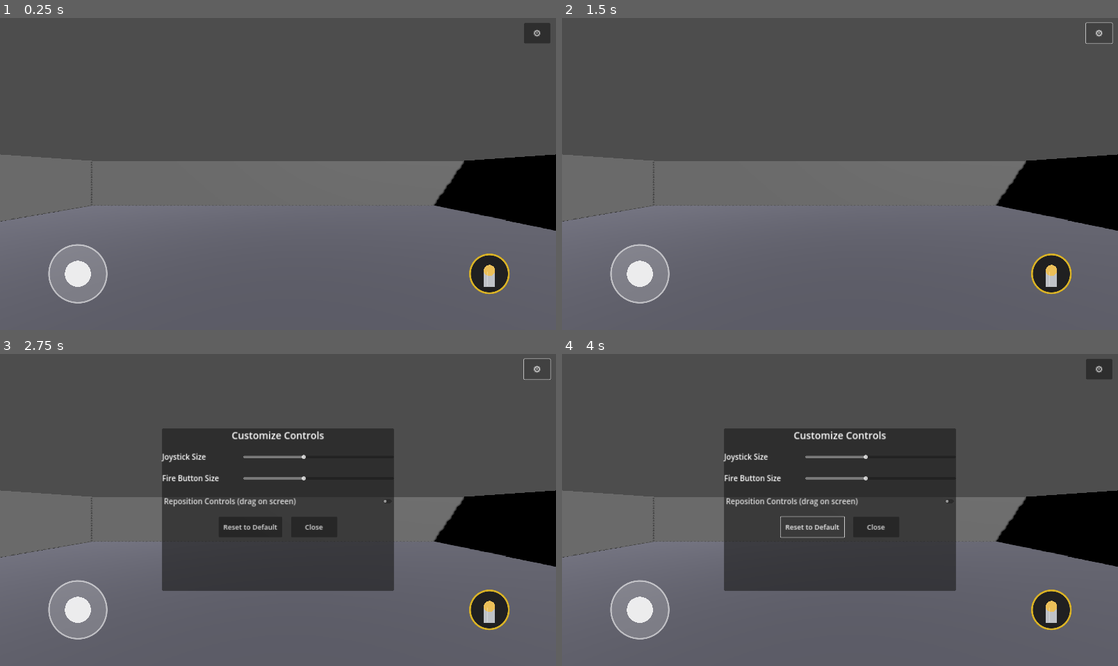
Above: before the commit, frames 1-4 (two rows, left to right).
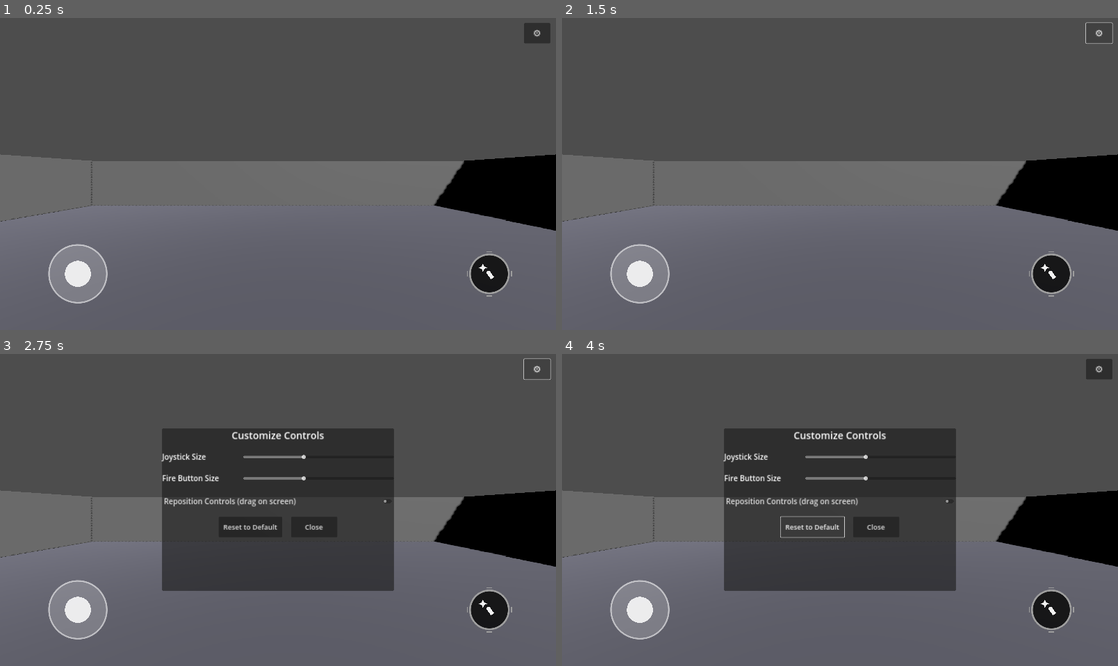
Above: after the commit, the same moments.

Repository: NotKT/Shooter-K
Game: Godot game, scene res://scenes/Arena.tscn
Same seed, same stepped clock (60 frames per second), same inputs: the game is played once before the commit and once after it.
Inputs:
- Up to frame 1 (0.25 s): no input
- Up to frame 2 (1.5 s): click "⚙" at 0.5 s; click "⚙" at 1.25 s
- Up to frame 3 (2.75 s): click "⚙" at 2 s
- Up to frame 4 (4 s): click "Reposition Controls (drag on …" at 2.75 s; click "Reset to Default" at 3.5 s

The runs differ from the first frame. In frame 1, 0.3% of the frame differs, in the area x 84-93%, y 74-90%; in frame 2, 0.3%; in frame 3, 0.3%; in frame 4, 0.3%.

Commit message:
Update FireButton.gd

Diff:
--- a/Shooter-K/scripts/FireButton.gd
+++ b/Shooter-K/scripts/FireButton.gd
@@ -1,8 +1,8 @@
 extends Control
 
-# Circular fire button styled like a bullet icon: gold ring + bullet shape.
-# Tap to shoot. Size/position driven by HUDSettings.
-# When HUDSettings.edit_mode is on, dragging it repositions it instead.
+# Fire button styled as a reticle: dark disc, gray ring, corner tick marks,
+# and a bullet+impact icon in the center. Tap to shoot.
+# Size/position driven by HUDSettings. Drag to reposition when edit_mode is on.
 
 var base_radius: float = 70.0
 var player: CharacterBody3D
@@ -30,42 +30,54 @@
 
 func _draw() -> void:
 	var c: Vector2 = size / 2.0
-	var edit_dim: float = 0.55 if HUDSettings.edit_mode else 1.0
+	var dim: float = 0.55 if HUDSettings.edit_mode else 1.0
+	var r: float = base_radius
 
-	# Dark background disc
-	draw_circle(c, base_radius, Color(0.08, 0.08, 0.08, 0.85 * edit_dim))
+	# Dark disc background
+	draw_circle(c, r, Color(0.05, 0.05, 0.05, 0.88 * dim))
 
-	# Gold outer ring
-	var gold: Color = Color(0.85, 0.7, 0.15, edit_dim)
-	draw_arc(c, base_radius - 3.0, 0, TAU, 64, gold, 5.0, true)
+	# Gray outer ring
+	var ring_color := Color(0.62, 0.62, 0.62, dim)
+	draw_arc(c, r - 3.0, 0, TAU, 64, ring_color, 5.0, true)
 
-	# Bullet shape: rounded tip (circle) + body (rounded rect) pointing up-right,
-	# drawn simply as a capsule-like shape using a rect + circle.
-	var bullet_len: float = base_radius * 1.1
-	var bullet_width: float = base_radius * 0.55
-	var casing_color: Color = Color(0.75, 0.76, 0.78, edit_dim)
-	var tip_color: Color = Color(0.92, 0.75, 0.35, edit_dim)
+	# Corner tick marks (N/E/S/W), reticle-style
+	var tick_len := r * 0.28
+	var tick_gap := r + 6.0
+	var dirs := [Vector2.UP, Vector2.RIGHT, Vector2.DOWN, Vector2.LEFT]
+	for d in dirs:
+		var perp: Vector2 = Vector2(-d.y, d.x)
+		var base_pt: Vector2 = c + d * tick_gap
+		draw_line(base_pt - perp * tick_len * 0.5, base_pt + perp * tick_len * 0.5, ring_color, 4.0)
 
-	# Casing (body) - a rectangle centered, slightly below center
-	var body_rect := Rect2(
-		c.x - bullet_width / 2.0,
-		c.y - bullet_len * 0.15,
-		bullet_width,
-		bullet_len * 0.75
-	)
-	draw_rect(body_rect, casing_color)
+	# Bullet icon: casing (white rect) + rounded tip, tilted diagonally
+	var icon_scale: float = r / 70.0
+	var bullet_len := 34.0 * icon_scale
+	var bullet_width := 13.0 * icon_scale
+	var white := Color(0.95, 0.95, 0.95, dim)
 
-	# Tip (rounded) - a circle at the top of the casing
-	var tip_center := Vector2(c.x, body_rect.position.y)
-	draw_circle(tip_center, bullet_width / 2.0, tip_color)
+	var xform := Transform2D(deg_to_rad(-35.0), c)
 
-	# Small highlight line on the casing for a metallic look
-	draw_line(
-		Vector2(c.x - bullet_width * 0.15, body_rect.position.y + 4.0),
-		Vector2(c.x - bullet_width * 0.15, body_rect.position.y + body_rect.size.y - 4.0),
-		Color(1, 1, 1, 0.3 * edit_dim),
-		2.0
-	)
+	# Casing body (rect centered slightly below bullet tip)
+	var body_rect := Rect2(-bullet_width / 2.0, -bullet_len * 0.15, bullet_width, bullet_len * 0.7)
+	draw_set_transform_matrix(xform)
+	draw_rect(body_rect, white)
+	draw_circle(Vector2(0, body_rect.position.y), bullet_width / 2.0, white)
+	draw_set_transform_matrix(Transform2D())
+
+	# Impact spark (small 4-point star) to the upper-left of the bullet
+	var spark_center: Vector2 = c + Vector2(-r * 0.32, -r * 0.30)
+	var spark_size: float = r * 0.22
+	var spark_points := PackedVector2Array([
+		spark_center + Vector2(0, -spark_size),
+		spark_center + Vector2(spark_size * 0.28, -spark_size * 0.28),
+		spark_center + Vector2(spark_size, 0),
+		spark_center + Vector2(spark_size * 0.28, spark_size * 0.28),
+		spark_center + Vector2(0, spark_size),
+		spark_center + Vector2(-spark_size * 0.28, spark_size * 0.28),
+		spark_center + Vector2(-spark_size, 0),
+		spark_center + Vector2(-spark_size * 0.28, -spark_size * 0.28),
+	])
+	draw_colored_polygon(spark_points, white)
 
 func _gui_input(event: InputEvent) -> void:
 	if HUDSettings.edit_mode:
